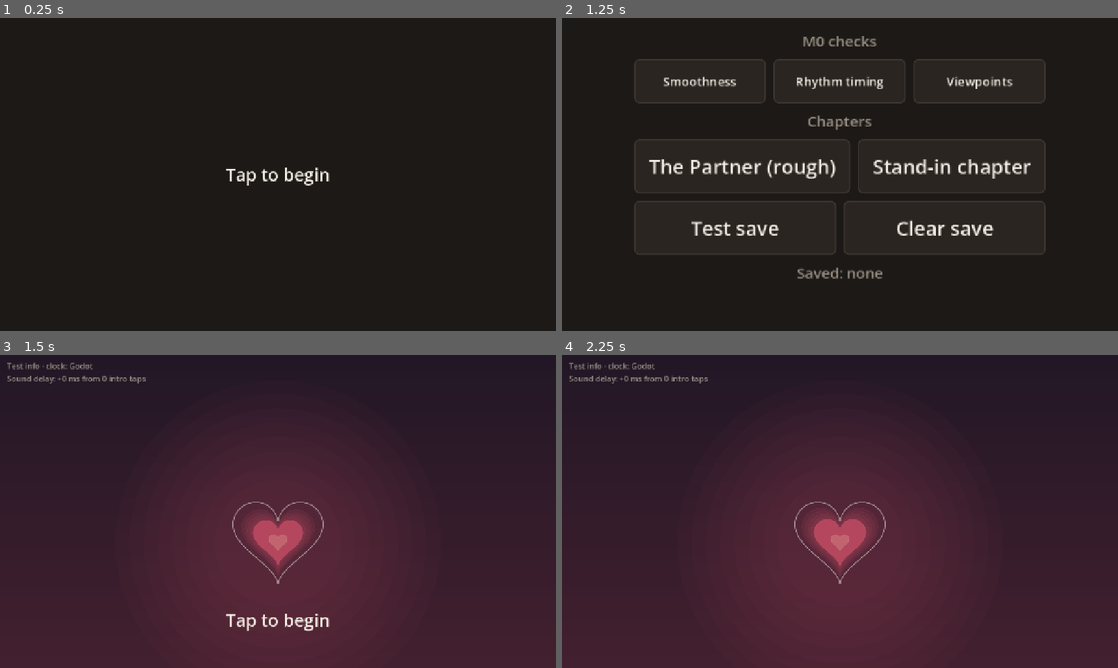
Above: before the commit, frames 1-4 (two rows, left to right).
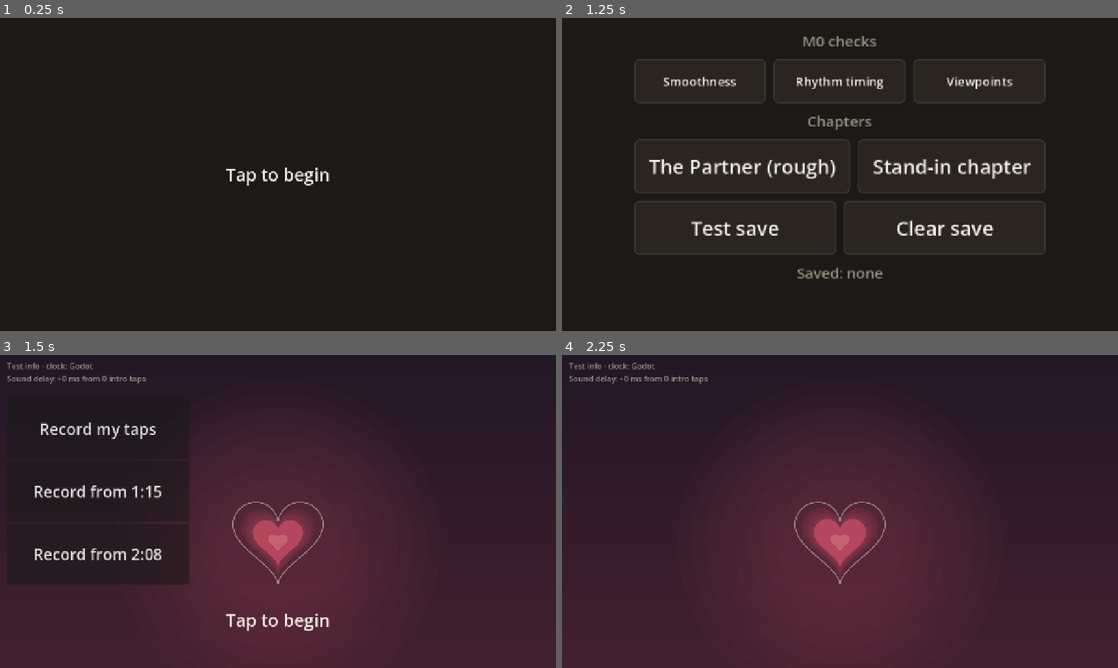
Above: after the commit, the same moments.

Repository: dsickles/Threshold
Game: Godot game, scene res://scenes/ui/m0_menu.tscn
The game is run twice, just before and just after one commit, with the same random seed, the same clock (stepped at 60 frames per second) and the same inputs. Sound files missing from this copy of the repository are replaced by a short silence.
Inputs (mouse positions are in pixels of both pictures, inside the frame that each line leads up to):
- Up to frame 1 (0.25 s): no input
- Up to frame 2 (1.25 s): click "Tap to begin" at 0.5 s
- Up to frame 3 (1.5 s): click "The Partner (rough)" at 1.25 s
- Up to frame 4 (2.25 s): tap Enter at 2 s; move the mouse to (962, 495) at 2.02 s; click (962, 495) at 2.17 s

Frames 1-2 are identical in both runs. In frame 3, 2.8% of the frame differs, in the area x 6-34%, y 21-74%; in frame 4, nothing differs.

Commit message:
Partner: record Dan's own taps and build the chart from them
Dan found the measured chart boring and off the rhythm he hears. With the
test info on, the waiting screen now offers "Record my taps" (from the
start, 1:15 or 2:08): the song plays with no notes and every tap is kept,
then a box shows them to copy into the thread. make_chart.py --taps turns
them into the chart: it takes off his steady lateness, snaps to sixteenths,
tidies slips within each section's two-bar phrases, and keeps notes at
least 500 ms apart.

Co-Authored-By: Claude Opus 5.5 (1M context) <noreply@anthropic.com>
Claude-Session: https://claude.ai/code/session_0163xH4XRYdHcSjt4CmHkq4N

Diff:
--- /dev/null
+++ b/game/scenes/chapters/partner/chart_recorder.gd
@@ -0,0 +1,109 @@
+extends RefCounted
+## A test tool for Dan, not for players: he plays the song with no notes and
+## taps the way he wants to tap to it, and the taps become the beat chart
+## (Dan, 2026-10-22: the measured chart "may technically be on some sort of
+## beat ... but it's not a fun rhythm aligned with what I hear"). Shown only
+## with the Partner's test info on. When the song ends, or he taps "Stop", the
+## taps show in a box with a Copy button, to paste into the thread;
+## tools/partner/make_chart.py --taps turns them into the chart.
+##
+## The box and its buttons are the page's own, not the game's: a browser only
+## lets a page copy inside a real tap on one of its own buttons.
+
+# Runs once in the page.
+const BROWSER_JS := """
+window.partnerRecorder = window.partnerRecorder || (function () {
+	var stop = false, bar = null, panel = null;
+	function button(text, onTap) {
+		var b = document.createElement('button');
+		b.textContent = text;
+		b.style.cssText = 'min-height:48px;min-width:96px;padding:8px 18px;font:18px sans-serif;' +
+			'border-radius:8px;border:0;background:#F4EFE6;color:#221726;margin:6px;';
+		b.addEventListener('click', function (e) { e.stopPropagation(); onTap(b); });
+		return b;
+	}
+	return {
+		open: function () {
+			stop = false;
+			bar = document.createElement('div');
+			bar.style.cssText = 'position:fixed;top:8px;right:8px;z-index:10;';
+			bar.appendChild(button('Stop', function () { stop = true; }));
+			document.body.appendChild(bar);
+		},
+		stopped: function () { return stop; },
+		show: function (text) {
+			if (bar) { bar.remove(); bar = null; }
+			try { localStorage.setItem('partnerTaps', text); } catch (e) {}
+			panel = document.createElement('div');
+			panel.style.cssText = 'position:fixed;left:16px;right:16px;top:16px;z-index:10;padding:12px;' +
+				'background:#221726;color:#F4EFE6;font:18px sans-serif;border-radius:8px;';
+			var note = document.createElement('div');
+			note.textContent = 'Copy these and paste them in the thread.';
+			var box = document.createElement('textarea');
+			box.readOnly = true;
+			box.value = text;
+			box.style.cssText = 'width:100%;height:30vh;font:14px monospace;box-sizing:border-box;';
+			panel.appendChild(note);
+			panel.appendChild(box);
+			panel.appendChild(button('Copy', function (b) {
+				box.focus();
+				box.setSelectionRange(0, text.length);
+				var done = function () { b.textContent = 'Copied'; };
+				if (navigator.clipboard) {
+					navigator.clipboard.writeText(text).then(done, function () {
+						document.execCommand('copy');
+						done();
+					});
+				} else {
+					document.execCommand('copy');
+					done();
+				}
+			}));
+			panel.appendChild(button('Close', function () { panel.remove(); }));
+			document.body.appendChild(panel);
+		},
+	};
+})();
+"""
+
+var from := 0.0  # Song time the recording starts at, from bar 1 beat 1.
+var taps: Array[float] = []  # Seconds from bar 1 beat 1, as heard.
+var _web := OS.has_feature("web")
+
+
+func _init(start_from: float) -> void:
+	from = start_from
+	if _web:
+		JavaScriptBridge.eval(BROWSER_JS, true)
+		JavaScriptBridge.eval("window.partnerRecorder.open()", true)
+
+
+func add(time: float) -> void:
+	taps.append(time)
+
+
+func is_stopped() -> bool:
+	return _web and _is_true(JavaScriptBridge.eval("window.partnerRecorder.stopped()", true))
+
+
+## What Dan pastes: where it started, then each tap in ms from bar 1 beat 1.
+func text() -> String:
+	var ms := PackedStringArray()
+	for t in taps:
+		ms.append(str(roundi(t * 1000.0)))
+	return "partner-taps from=%d: %s" % [roundi(from * 1000.0), ",".join(ms)]
+
+
+func finish() -> void:
+	print(text())
+	if _web:
+		JavaScriptBridge.eval("window.partnerRecorder.show(%s)" % JSON.stringify(text()), true)
+
+
+static func _is_true(value: Variant) -> bool:
+	match typeof(value):
+		TYPE_BOOL:
+			return value
+		TYPE_INT, TYPE_FLOAT:
+			return value != 0
+	return false
--- a/game/scenes/chapters/partner/partner.gd
+++ b/game/scenes/chapters/partner/partner.gd
@@ -85,6 +85,10 @@
 # Test info in the corner for Dan's checks. Turn off before cold playtests:
 # no score or tally is shown to players.
 const SHOW_TEST_INFO := true
+const ChartRecorder := preload("res://scenes/chapters/partner/chart_recorder.gd")
+# With the test info on, the waiting screen also offers to record Dan's own
+# taps for the chart (chart_recorder.gd), from the start or from a later bar.
+const RECORD_FROM_BARS: Array[int] = [1, 29, 49]
 # A streak of hits warms the screen and brings in the song's extra layer;
 # a miss lets it settle back. No numbers on screen (Dan, 2026-10-21).
 const STREAK_FULL := 8  # Hits in a row for full warmth.
@@ -147,6 +151,8 @@
 var _streak := 0  # Hits in a row.
 var _warmth := 0.0  # 0..1, follows the streak.
 var _bursts: Array[Vector3] = []  # A hit's sparkles: age, turn, how big.
+var _recorder: ChartRecorder = null  # Set while recording Dan's taps.
+var _record_buttons: Array[Button] = []
 
 @onready var _conductor: Node = %Conductor
 @onready var _judgement: Label = %Judgement
@@ -163,6 +169,8 @@
 	_celebrate_player.stream = CELEBRATE_SOUND
 	_judgement.modulate.a = 0.0
 	_test_info.visible = SHOW_TEST_INFO
+	if SHOW_TEST_INFO:
+		_add_record_buttons()
 	_conductor.load_song(SONG, LAYER)
 	_refresh_test_info()
 
@@ -204,6 +212,11 @@
 				and event.device != InputEvent.DEVICE_ID_EMULATION
 	if pressed:
 		get_viewport().set_input_as_handled()
+		if _state == State.WAITING:
+			for button in _record_buttons:
+				if button.get_global_rect().has_point(event.position):
+					start_recording(button.get_meta("from"))
+					return
 		_on_tap()
 
 
@@ -217,7 +230,10 @@
 		State.PAUSED:
 			_conductor.resume()  # The web resumes in its own touch handler.
 		State.PLAYING:
-			_judge_tap(_conductor.tap_time())
+			if _recorder:
+				_record_tap(_conductor.tap_time())
+			else:
+				_judge_tap(_conductor.tap_time())
 		State.TEST_SHOWN:
 			if _test_held >= TEST_HOLD:
 				_state = State.DONE
@@ -232,13 +248,23 @@
 		if _bursts[k].x >= BURST_TIME:
 			_bursts.remove_at(k)
 	_judgement.modulate.a = maxf(_judgement.modulate.a - delta * 1.6, 0.0)
+	for button in _record_buttons:
+		button.visible = _state == State.WAITING
 	match _state:
 		State.LOADING:
 			if _conductor.is_ready():
 				_state = State.WAITING
 		State.PLAYING, State.PAUSED:
 			_state = State.PAUSED if _conductor.is_paused() else State.PLAYING
-			if _state == State.PLAYING:
+			if _state == State.PLAYING and _recorder:
+				_song_time = _conductor.song_time()
+				_warm(delta)
+				if _recorder.is_stopped() or _song_time >= _song_length \
+						or _conductor.has_song_ended():
+					_state = State.DONE
+					_conductor.stop()
+					_recorder.finish()
+			elif _state == State.PLAYING:
 				_song_time = _conductor.song_time()
 				_mark_misses()
 				_warm(delta)
@@ -275,6 +301,46 @@
 		_moment_times.append(from - MOMENT_FADE)
 	_state = State.PLAYING
 	_conductor.start(from)
+
+
+## Plays the song with no notes and records each tap, for the chart
+## (chart_recorder.gd). Starts at the given bar.
+func start_recording(from_bar: int) -> void:
+	var from := (from_bar - 1) * 2.0 * _heartbeat
+	_recorder = ChartRecorder.new(from)
+	for i in _notes.size():
+		_judged[i] = Judged.HIT  # No falling hearts.
+	_next = _notes.size()
+	_state = State.PLAYING
+	_conductor.start(maxf(from + _song_start - 1.0, 0.0) if from > 0.0 else 0.0)
+	_refresh_test_info()
+
+
+func _record_tap(raw: float) -> void:
+	if raw < 0.0:
+		return
+	_recorder.add(raw - _song_start)
+	_flash = 1.0
+	_bursts.append(Vector3(0.0, randf() * TAU, 0.5))
+	_refresh_test_info()
+
+
+func _add_record_buttons() -> void:
+	var row := VBoxContainer.new()
+	row.position = Vector2(16.0, 100.0)
+	row.mouse_filter = Control.MOUSE_FILTER_IGNORE
+	add_child(row)
+	for bar in RECORD_FROM_BARS:
+		var button := Button.new()
+		var at := roundi((bar - 1) * 2.0 * _heartbeat)
+		button.text = "Record my taps" if bar == 1 else "Record from %d:%02d" % [at / 60, at % 60]
+		# 140 units is about 44 px on a phone, the smallest tap target.
+		button.custom_minimum_size = Vector2(420.0, 140.0)
+		button.add_theme_font_size_override("font_size", 36)
+		button.mouse_filter = Control.MOUSE_FILTER_IGNORE  # Taps are read in _input.
+		button.set_meta("from", bar)
+		row.add_child(button)
+		_record_buttons.append(button)
 
 
 func _judge_tap(raw: float) -> void:
@@ -358,6 +424,8 @@
 
 
 func _warmth_target() -> float:
+	if _recorder:
+		return 1.0  # The whole song, unmuffled, to tap along to.
 	return minf(float(_streak) / STREAK_FULL, 1.0)
 
 
@@ -464,6 +532,7 @@
 		"subtitle": _subtitle.text,
 		"layer": _conductor.is_layer_playing(),
 		"moments": _moment_times.size(),
+		"recorded": _recorder.taps.size() if _recorder else -1,
 	}
 
 
@@ -473,6 +542,8 @@
 		"Sound delay: %+d ms from %d intro taps"
 				% [roundi(_sound_delay * 1000.0), _calibration.size()],
 	])
+	if _recorder:
+		lines.append("Recording your taps: %d" % _recorder.taps.size())
 	if not _late_offsets.is_empty():
 		var mean := 0.0
 		for offset in _late_offsets:
@@ -535,6 +606,9 @@
 
 
 func _draw() -> void:
+	if _recorder and _state == State.DONE:
+		_draw_gradient(BG_TOP, BG_BOTTOM)
+		return
 	if _state == State.TEST_SHOWN or _state == State.DONE:
 		_draw_ending()
 		return
@@ -586,7 +660,7 @@
 	_draw_lights(c, heart, t)
 
 	# After the last note the light fills the screen while the chord rings out.
-	if t > _notes[-1]:
+	if t > _notes[-1] and not _recorder:
 		var fill := clampf((t - _notes[-1]) / FILL_TIME, 0.0, 1.0)
 		var cover := size.length() * 1.1
 		var fill_color := DAWN_TOP
--- a/game/tests/test_partner.gd
+++ b/game/tests/test_partner.gd
@@ -452,3 +452,24 @@
 	check(not conductor._is_true(false), "false")
 	check(not conductor._is_true(0), "0")
 	check(not conductor._is_true(null), "nothing")
+
+
+func test_recording_plays_with_no_notes_and_keeps_every_tap() -> void:
+	check_eq(_partner._record_buttons.size(), 3, "record buttons on the waiting screen")
+	_partner.start_recording(29)
+	var from: float = 28 * 2.0 * _partner._heartbeat
+	check(absf(_fake.t - (from + _partner._song_start - 1.0)) < 0.001, "starts a second before bar 29")
+	for at: float in [from + 0.5, from + 1.25, from + 1.3]:
+		_fake.t = at + _partner._song_start
+		_fake.tap = _fake.t
+		_partner._process(STEP)
+		_partner._on_tap()
+	check_eq(_partner.probe_state().recorded, 3, "every tap kept, even close ones")
+	check_eq(_partner.probe_state().misses, 0, "no notes, so no misses")
+	check_eq(_fake.layer_level > 0.0, true, "the full song, unmuffled")
+	_fake.t = _partner._song_length + 0.1
+	_partner._process(STEP)
+	check_eq(_partner.probe_state().state, "DONE", "stops at the end of the song")
+	var text: String = _partner._recorder.text()
+	check(text.begins_with("partner-taps from=%d: " % roundi(from * 1000.0)), "pasteable text: " + text)
+	check_eq(text.get_slice(": ", 1).split(",").size(), 3, "three taps in the text")
Not shown, added: game/scenes/chapters/partner/chart_recorder.gd.uid
Not shown, changed: tests/web/specs/partner.spec.ts
Not shown, added: tools/partner/chart_from_taps.py
Not shown, changed: tools/partner/make_chart.py
